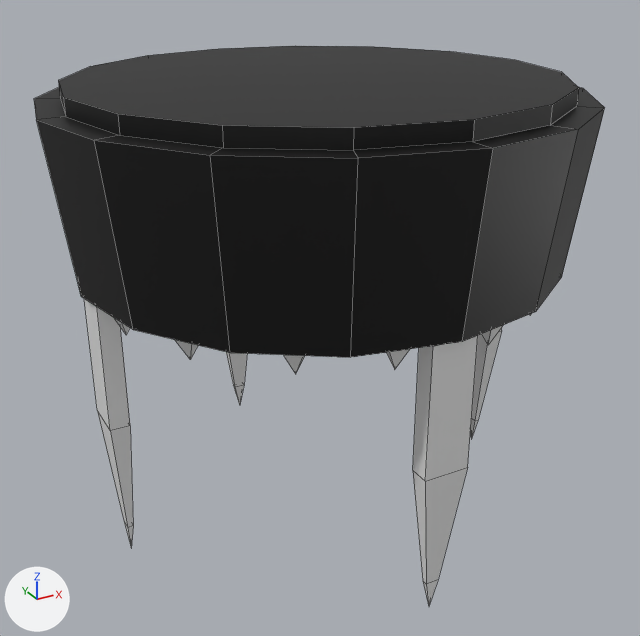
The Blender file Maps/MiteMapExperiments.blend as it was, and as the next commit left it.
The view is the same before and after, from a 50 mm camera at (-256.0, -470.0, 389.0) aimed at (0.0, -3.0, 156.0). The lights are fixed; the arrows at lower left show +X, +Y and +Z. The older version comes first. Mesh edges are drawn as thin lines.

Names of what the first picture shows: 'Mouth'.
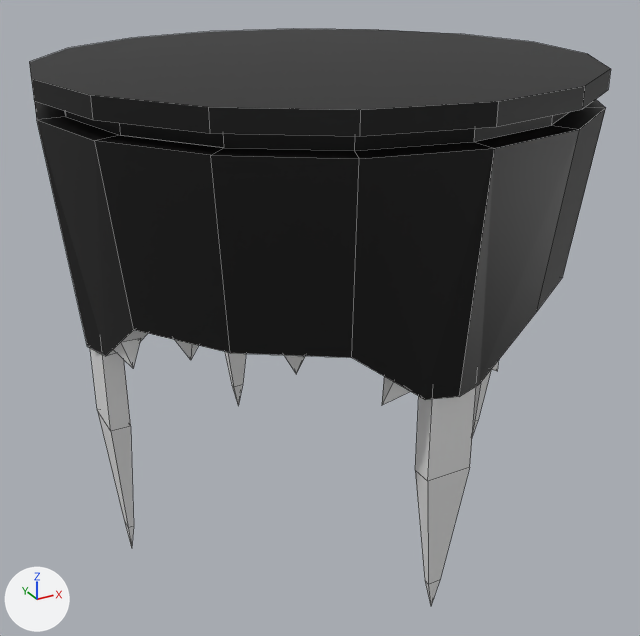
Boxes [x1, y1, x2, y2] around the edits, measured in the pictures (640 x 636 px; the box of a moved part takes in the faces that stretch with it):
```json
{"object": "Mouth", "change": "reshaped", "before": [34, 46, 605, 606], "after": [29, 29, 611, 605]}
{"part": 1, "of": "me_circle", "change": "moved or reshaped", "before": [113, 317, 130, 334], "after": [114, 338, 141, 368], "on screen": "mostly hidden before"}
{"part": 2, "of": "me_circle", "change": "moved or reshaped", "before": [413, 336, 478, 606], "after": [415, 386, 476, 605]}
{"part": 3, "of": "me_circle", "change": "moved or reshaped", "before": [386, 349, 410, 369], "after": [382, 376, 411, 405]}
{"part": 4, "of": "me_circle", "change": "moved or reshaped", "before": [482, 325, 503, 345], "after": [492, 360, 499, 371], "on screen": "mostly hidden"}
{"part": 5, "of": "me_circle", "change": "added", "after": [29, 29, 611, 136]}
{"part": 6, "of": "me_circle", "change": "moved or reshaped", "before": [34, 87, 579, 387], "after": [37, 112, 580, 400]}
```

The change, as JSON lines over the scene's bpy script:
```json
{"block": "me_circle", "where": "# used by ob_mouth; location = (0.0, 0.0, 0.0); rotation_euler = (0.0, 0.0, 0.785), in degrees (0, 0, 45)"}
{"op": "remove", "block": "me_circle", "code": "me_circle.from_pydata(...)  # 428 vertices, 284 faces, 128 loose edges; spans x -163.0..163.0, y -163.0..163.0, z 0.0..310.0"}
{"op": "add", "block": "me_circle", "code": "me_circle.from_pydata(...)  # 800 vertices, 286 faces, 512 loose edges; spans x -163.0..163.0, y -164.0..163.0, z 0.0..320.0"}
{"block": "me_circle", "change": "me_circle part 1: the loose piece of 5 vertices spanning x -126.0..-109.0, y 67.0..84.0, z 185.0..200.0 is multiplied about its middle by the matrix ((0.883, -0.117, 0.455), (-0.117, 0.883, 0.455), (-0.455, -0.455, 0.766)), then moved by (-2.0, -2.0, -19.0)"}
{"block": "me_circle", "change": "me_circle part 2: the loose piece of 13 vertices spanning x -114.0..-86.0, y -113.0..-85.0, z 21.0..199.0 is moved by (1.0, -1.0, 0.0)"}
{"block": "me_circle", "change": "me_circle part 3: the loose piece of 5 vertices spanning x -126.0..-109.0, y -84.0..-67.0, z 185.0..200.0 is multiplied about its middle by the matrix ((0.883, 0.117, 0.455), (0.117, 0.883, -0.455), (-0.455, 0.455, 0.766)), then moved by (-2.0, 2.0, -20.0)"}
{"block": "me_circle", "change": "me_circle part 4: the loose piece of 5 vertices spanning x -83.0..-67.0, y -126.0..-109.0, z 185.0..200.0 is multiplied about its middle by the matrix ((0.883, 0.117, -0.455), (0.117, 0.883, 0.455), (0.455, -0.455, 0.766)), then moved by (2.0, -2.0, -19.0)"}
{"block": "me_circle", "change": "me_circle part 5: a new loose piece, a 16-sided cylinder along z spanning x -163.0..163.0, y -164.0..163.0, z 310.0..320.0, in mat_innerblack (black #000000)"}
{"block": "me_circle", "change": "me_circle part 6: 25 vertices moved from x -81.0..114.0, y -81.0..113.0, z 21.0..231.0 to x -106.0..113.0, y -106.0..114.0, z 21.0..220.0; 64 vertices removed from x -149.0..149.0, y -149.0..149.0, z 200.0..300.0; 44 vertices added at x -141.0..115.0, y -138.0..148.0, z 169.0..300.0"}
{"block": "me_circle", "change": "other edits to the shape of me_circle do not show in these pictures"}
```
